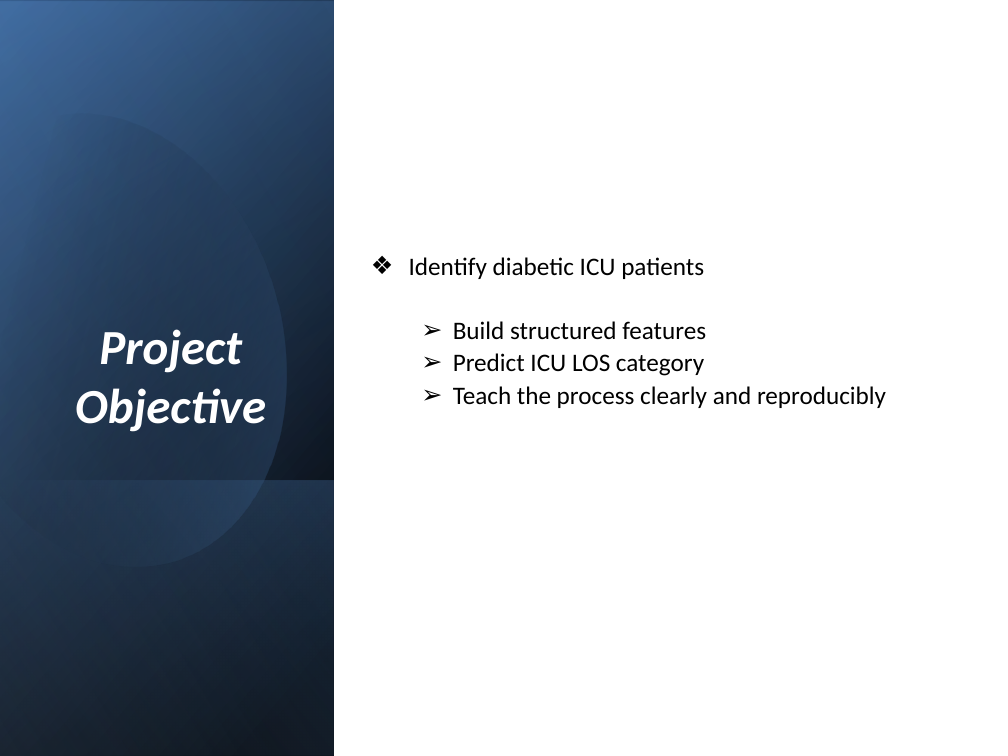
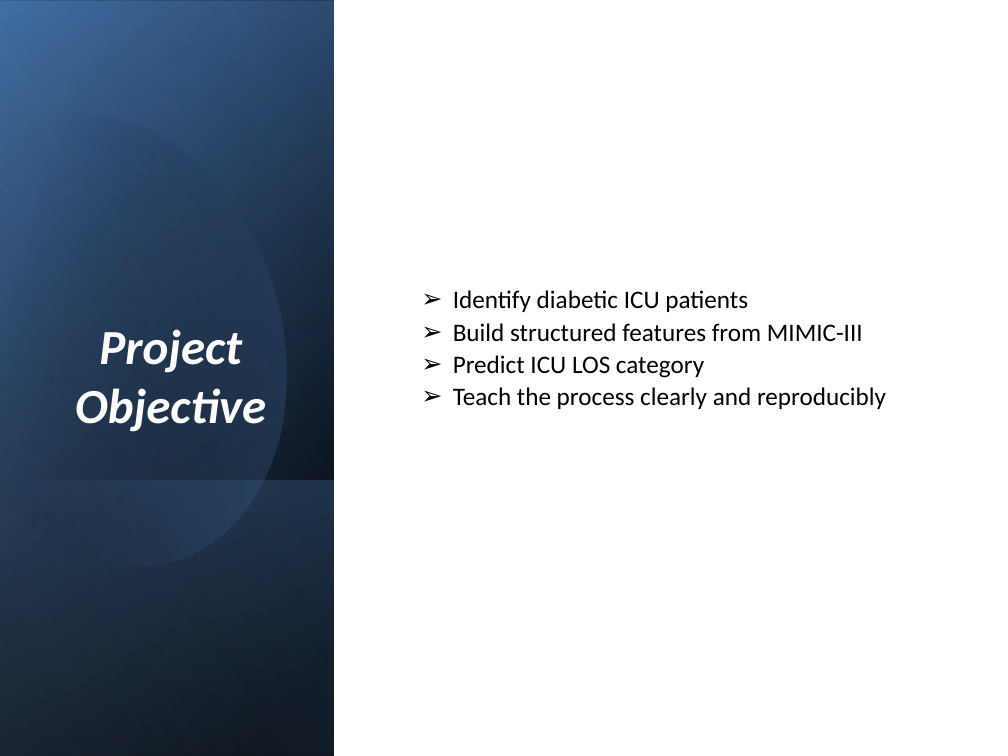
Before and after one commit to abhishekraman2001/AI-Health, a slide deck: slide 5 of akr3222-SelfLearningTuotorial.pptx (slide 4 before the commit). Drawn at 1008x756 pixels with LibreOffice and Linux fonts; fonts in the diff are those of the drawing. Boxes give left, top, right and bottom in pixels: in the first picture for what was removed or moved away, otherwise in the second. Text is boxed around its words. In the diff, an @@ line names an element or a change of style, - is before the commit and + after.

```diff
--- a/akr3222-SelfLearningTuotorial.pptx
+++ b/akr3222-SelfLearningTuotorial.pptx
@@ text at bbox=[453, 290, 748, 312]: bullet ❖ to ➢; list level 1 to 2 in "Identify diabetic ICU patients" @@
@@ text at bbox=[453, 323, 863, 342]: text changed @@
-  ➢ Build structured features
+  ➢ Build structured features from MIMIC-III
```
Also in this commit, not shown: 13 other slides changed, 2 slides added, 2 other files.
